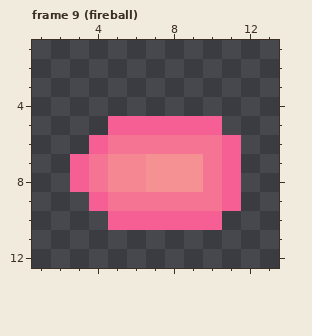
One commit to this pixel-art file: frames.aseprite. Above: the version before the commit.
16x16 pixels, 12 frames. Shown: frame 9 (fireball): x 1..13, y 1..12. The commit also changed other frames, which this record leaves out.
Once edited:
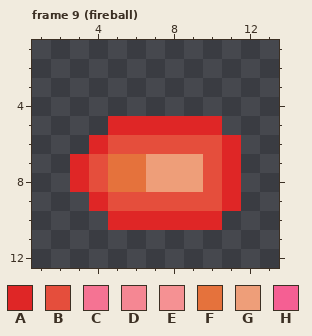
Palette (. is transparent): A #df2626  B #e54e3c  C #f57393  D #f58793  E #f59193  F #e5723c  G #ee9e79  H #f55f93
Change:
Changed rows in their new state; - is an unchanged pixel.
Frame 9 (fireball):
first column x 3:
 5 --AAAAAA-
 6 -ABBBBBBA
 7 ABFFGGGBA
 8 ABFFGGGBA
 9 -ABBBBBBA
10 --AAAAAA-
Where, in picture pixels (left, top, right, bottom), the same in both pictures:
changed: (70, 116, 241, 230)
